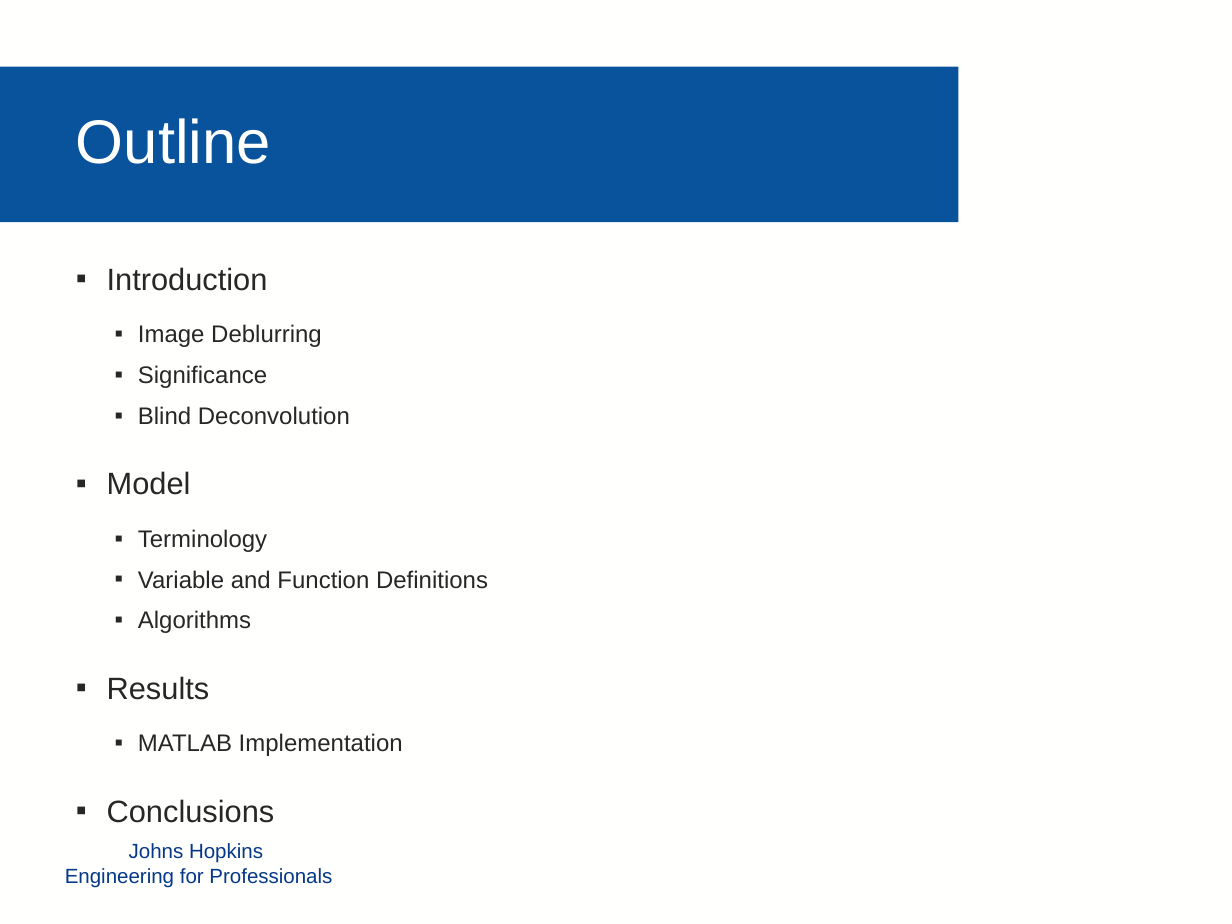
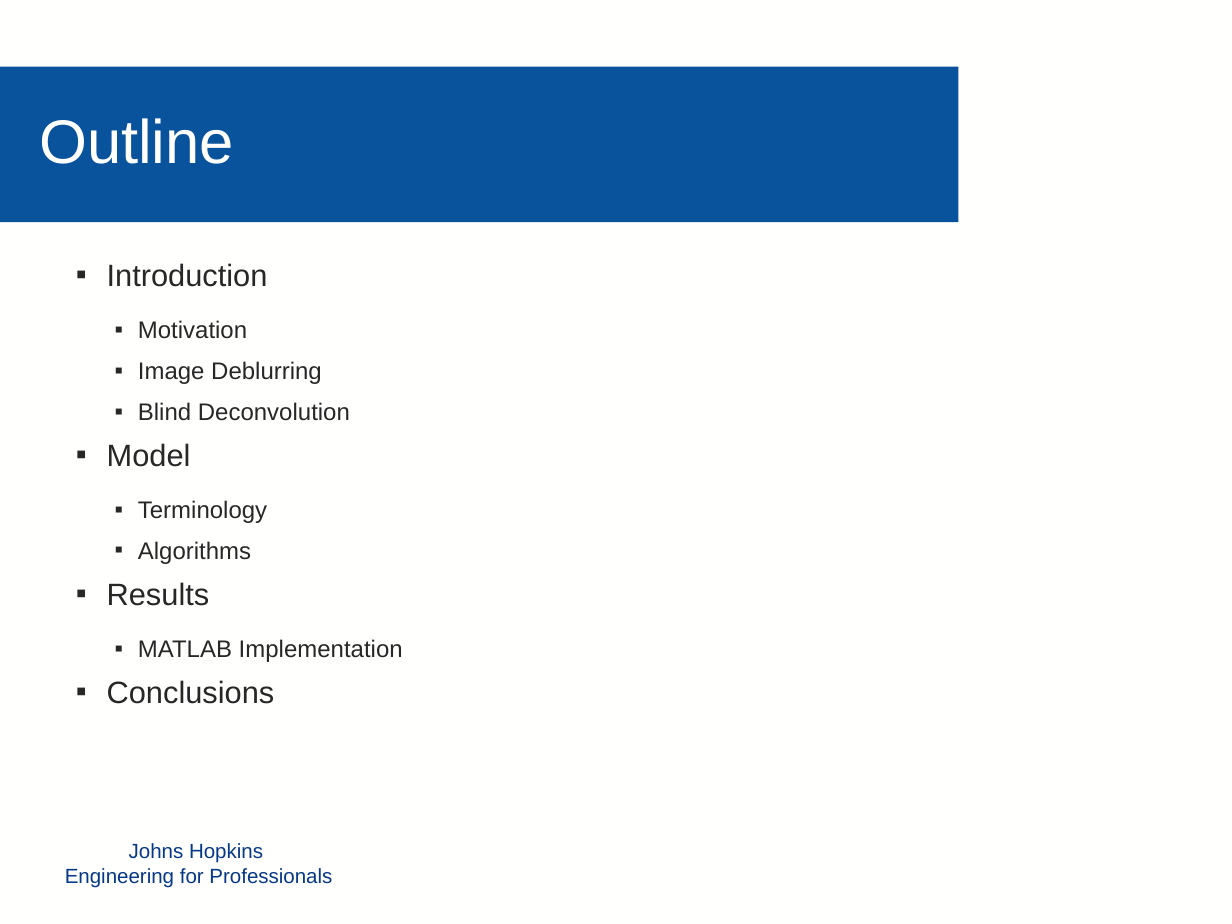
Before and after one commit to mollyn/matrixTheoryProject, a slide deck: slide 2 of Presentation/Diederich_Grassi_Nichols_PPT.pptx. Drawn at 1232x924 pixels with LibreOffice and Linux fonts; fonts in the diff are those of the drawing; background and template pictures are left out. Boxes give left, top, right and bottom in pixels: in the first picture for what was removed or moved away, otherwise in the second. Text is boxed around its words. In the diff, an @@ line names an element or a change of style, - is before the commit and + after.

```diff
--- a/Presentation/Diederich_Grassi_Nichols_PPT.pptx
+++ b/Presentation/Diederich_Grassi_Nichols_PPT.pptx
@@ text "Outline": place and size @@
-text "Outline" at (76,118,271,164)
+text "Outline" at (39,118,234,164)
@@ text at (107,263,275,704): line spacing 36pt to 1 @@
@@ text at (138,320,247,339): paragraph added @@
+  ▪ Motivation
@@ text at (138,365,267,388): paragraph removed @@
-  ▪ Significance
@@ text at (138,570,488,589): paragraph removed @@
-  ▪ Variable and Function Definitions
```
Also in this commit, not shown: 5 other slides changed, 5 slides added, 4 slides removed, 3 other files.
